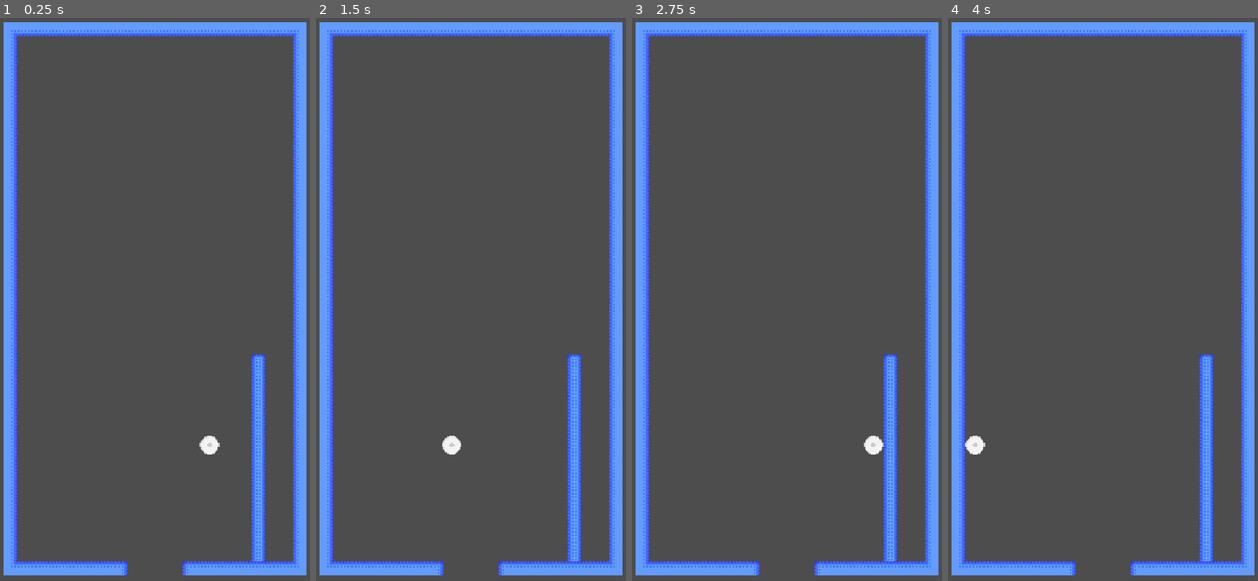
Above: before the commit, frames 1-4 (left to right).
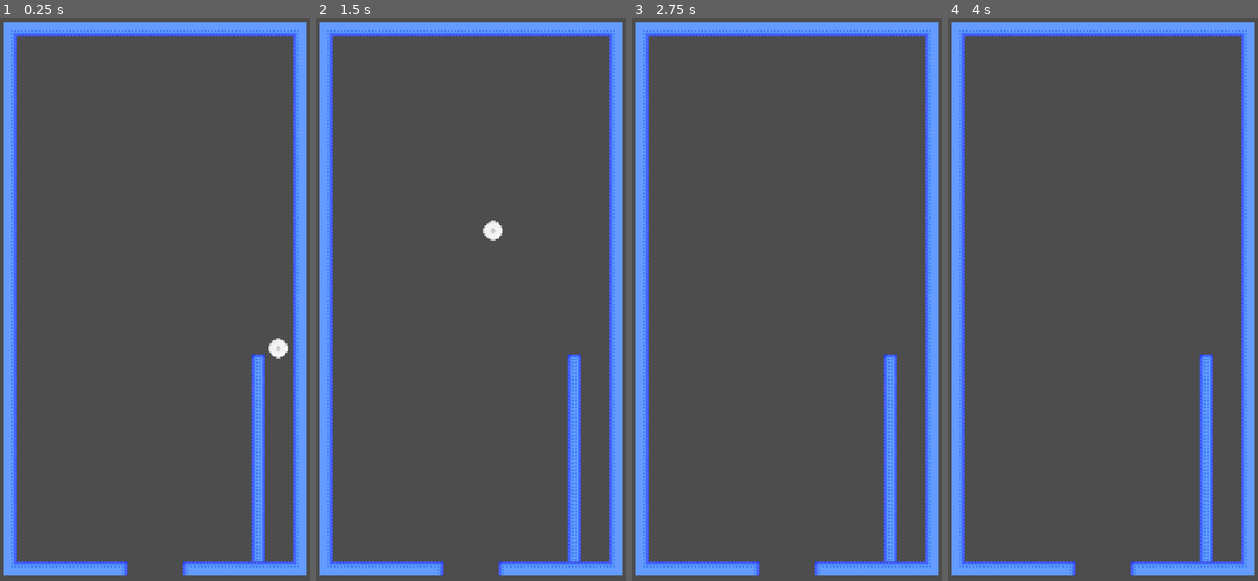
Above: after the commit, the same moments.

Repository: max1234-ui/Pinball
Game: Godot game, scene res://scenes/level.tscn
Two runs of this game, one before a commit and one after it. Both use one fixed random seed, a clock stepped at 60 frames per second and the inputs below.
Inputs:
- Up to frame 1 (0.25 s): no input
- Up to frame 2 (1.5 s): tap Enter (ui_accept) at 0.5, 0.6, 0.77, 1.07, 1.35 s; hold Right (ui_right) 0.53-1.28 s; hold Left (ui_left) from 1.28 s (still down)
- Up to frame 3 (2.75 s): tap Enter (ui_accept) at 1.52, 1.82, 2.1 s; release Left (ui_left) at 2.03 s; hold Right (ui_right) from 2.03 s (still down)
- Up to frame 4 (4 s): tap Enter (ui_accept) at 2.85, 3.02, 3.32, 3.5, 3.6, 3.77 s; release Right (ui_right) at 3.53 s; hold Left (ui_left) from 3.53 s (still down)

The runs differ from the first frame. In frame 1, 0.3% of the frame differs, in the area x 64-93%, y 56-78%; in frame 2, 0.3%; in frame 3, 0.2%; in frame 4, 0.2%.

Commit message:
gemineremy

Diff:
--- a/new-game-project/scenes/ball.gd
+++ b/new-game-project/scenes/ball.gd
@@ -1,25 +1,29 @@
 extends CharacterBody2D
 
 var is_in_chute = false
+var in_game = false
 
-func _on_area_2d_body_entered(body: Node2D) -> void:
-	body.is_in_chute = true
+func _on_body_entered(body: Node2D) -> void:
+	if "is_in_chute" in body:
+		body.is_in_chute = true
 
-func _on_area_2d_body_exited(body: Node2D) -> void:
-	body.is_in_chute = false
+func _on_body_exited(body: Node2D) -> void:
+	if "is_in_chute" in body:
+		body.is_in_chute = false
 
 const SPEED = 300.0
-const JUMP_VELOCITY = -400.0
+const JUMP_VELOCITY = -1000.0
 
 
 func _physics_process(delta: float) -> void:
 	# Add the gravity.
-	if not is_in_chute:
-		pass
+
+	velocity += get_gravity() * delta
 
 	# Handle jump.
-	if Input.is_action_just_pressed("ui_accept") and is_in_chute:
+	if Input.is_action_just_pressed("ui_accept") and is_in_chute and not in_game:
 		velocity.y = JUMP_VELOCITY
+		in_game = true
 
 	# Get the input direction and handle the movement/deceleration.
 	# As good practice, you should replace UI actions with custom gameplay actions.
--- a/new-game-project/scenes/ball.tscn
+++ b/new-game-project/scenes/ball.tscn
@@ -7,7 +7,6 @@
 radius = 8.246211
 
 [node name="CharacterBody2D" type="CharacterBody2D" unique_id=398377075]
-position = Vector2(487, 304)
 script = ExtResource("1_cxlvu")
 metadata/_edit_group_ = true
 
--- a/new-game-project/scenes/chute.gd
+++ b/new-game-project/scenes/chute.gd
@@ -9,3 +9,7 @@
 # Called every frame. 'delta' is the elapsed time since the previous frame.
 func _process(delta: float) -> void:
 	pass
+
+
+func _on_body_entered(body: Node2D) -> void:
+	pass # Replace with function body.
--- a/new-game-project/scenes/level.tscn
+++ b/new-game-project/scenes/level.tscn
@@ -2,6 +2,7 @@
 
 [ext_resource type="Texture2D" uid="uid://blf4tyvx3x3a3" path="res://assets/aseprite/tileset.png" id="1_w7c3h"]
 [ext_resource type="PackedScene" uid="uid://cupyerhyeiyue" path="res://scenes/ball.tscn" id="2_w7c3h"]
+[ext_resource type="Script" uid="uid://cmxbudn1nfe1d" path="res://scenes/chute.gd" id="3_w8frs"]
 
 [sub_resource type="TileSetAtlasSource" id="TileSetAtlasSource_w8frs"]
 texture = ExtResource("1_w7c3h")
@@ -50,6 +51,9 @@
 physics_layer_0/collision_layer = 1
 sources/0 = SubResource("TileSetAtlasSource_w8frs")
 
+[sub_resource type="RectangleShape2D" id="RectangleShape2D_mx8sn"]
+size = Vector2(12.857143, 148.57147)
+
 [node name="level" type="Node2D" unique_id=1630195181]
 scale = Vector2(0.7, 0.7)
 
@@ -64,4 +68,15 @@
 zoom = Vector2(3, 3)
 
 [node name="CharacterBody2D" parent="." unique_id=398377075 instance=ExtResource("2_w7c3h")]
-position = Vector2(44.28572, 118.571434)
+position = Vector2(100, 24.28572)
+
+[node name="Area2D" type="Area2D" parent="." unique_id=1115049614]
+script = ExtResource("3_w8frs")
+
+[node name="CollisionShape2D" type="CollisionShape2D" parent="Area2D" unique_id=1517382452]
+position = Vector2(102.14284, 134.28569)
+scale = Vector2(0.99999976, 0.99999976)
+shape = SubResource("RectangleShape2D_mx8sn")
+
+[connection signal="body_entered" from="Area2D" to="CharacterBody2D" method="_on_body_entered"]
+[connection signal="body_exited" from="Area2D" to="CharacterBody2D" method="_on_body_exited"]
--- a/new-game-project/scenes/main.tscn
+++ b/new-game-project/scenes/main.tscn
@@ -4,17 +4,18 @@
 [ext_resource type="Script" uid="uid://cmxbudn1nfe1d" path="res://scenes/chute.gd" id="2_0wfyh"]
 
 [sub_resource type="RectangleShape2D" id="RectangleShape2D_xlqkt"]
-size = Vector2(225, 1195)
+size = Vector2(58.5, 151)
 
 [node name="main" type="Node2D" unique_id=102098318]
 
 [node name="CharacterBody2D" parent="." unique_id=398377075 instance=ExtResource("1_o5qli")]
+position = Vector2(-0.29753113, -0.76864624)
 
 [node name="Area2D" type="Area2D" parent="." unique_id=1706901328]
 script = ExtResource("2_0wfyh")
 
 [node name="CollisionShape2D" type="CollisionShape2D" parent="Area2D" unique_id=1794445451]
-position = Vector2(416, 547)
+position = Vector2(1, -46)
 shape = SubResource("RectangleShape2D_xlqkt")
 
 [connection signal="body_entered" from="Area2D" to="CharacterBody2D" method="_on_area_2d_body_entered"]
Not shown, added: new-game-project/scenes/level.tscn10479479083.tmp
